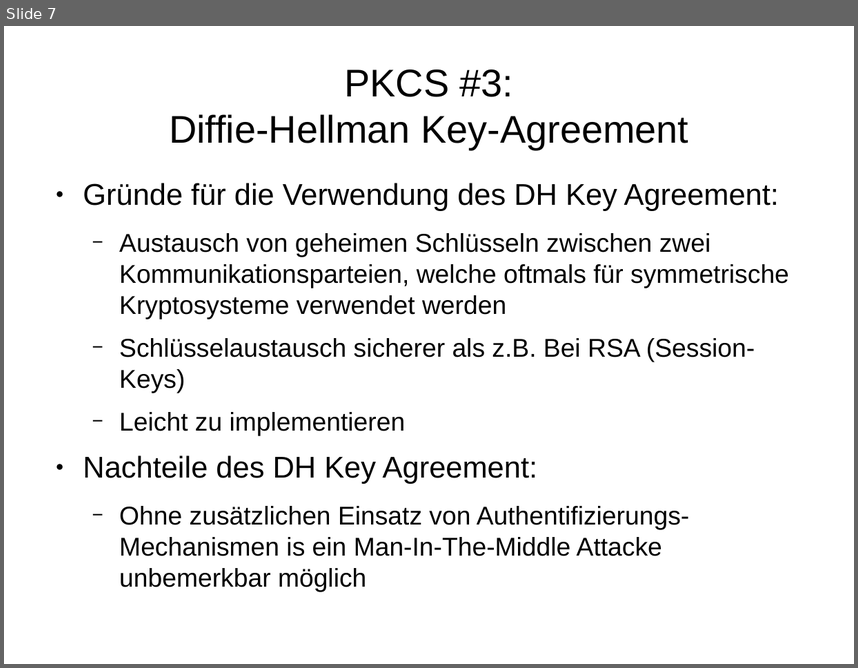
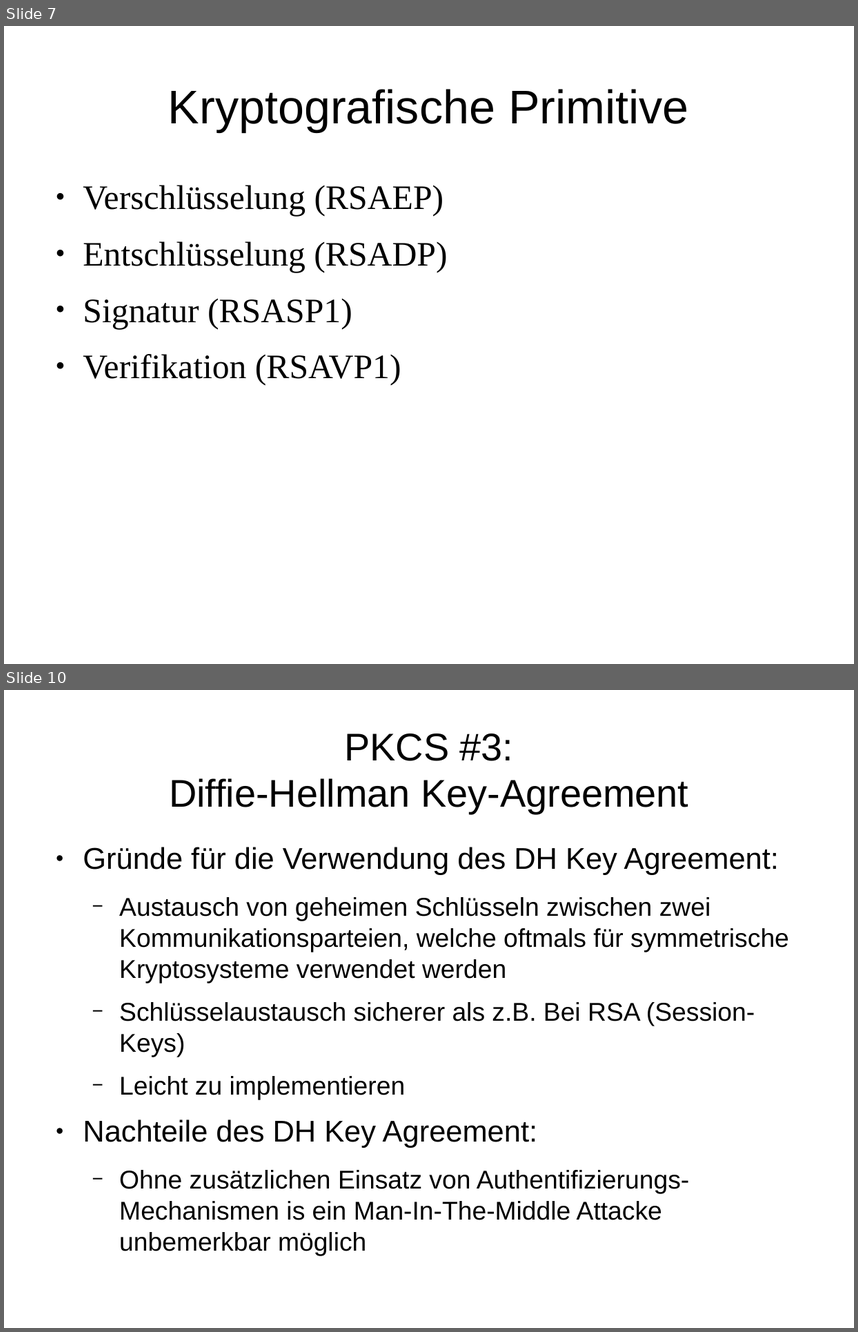
Before and after one commit to FFHS-Inf-2010-students/sa-krypt, a slide deck: pres/praesentation.odp. Shown one above the other, each under a label of ours: slide 7 before the commit, slides 7 and 10 after it; the slides between them are not shown. The pictures are 858x668 and 858x1332 pixels, drawn with LibreOffice and Linux fonts; fonts in the diff are those of the drawing. Boxes give left, top, right and bottom in pixels: in the first picture for what was removed or moved away, otherwise in the second. Text is boxed around its words. In the diff, an @@ line names an element or a change of style, - is before the commit and + after.

```diff
--- a/pres/praesentation.odp
+++ b/pres/praesentation.odp
@@ slide 7 added at [4, 26, 854, 664], background #FFFFFF @@
@@ title added at [168, 89, 689, 132], 44 pt, text #000000 @@
+Kryptografische Primitive
@@ text added at [83, 185, 447, 385], 32 pt, text #000000 @@
+● Verschlüsselung (RSAEP)
+● Entschlüsselung (RSADP)
+● Signatur (RSASP1)
+● Verifikation (RSAVP1)
@@ what was slide 7 is now slide 10 @@
```
Also in this commit, not shown: 13 slides changed, 5 other slides added, 1 slide removed.
